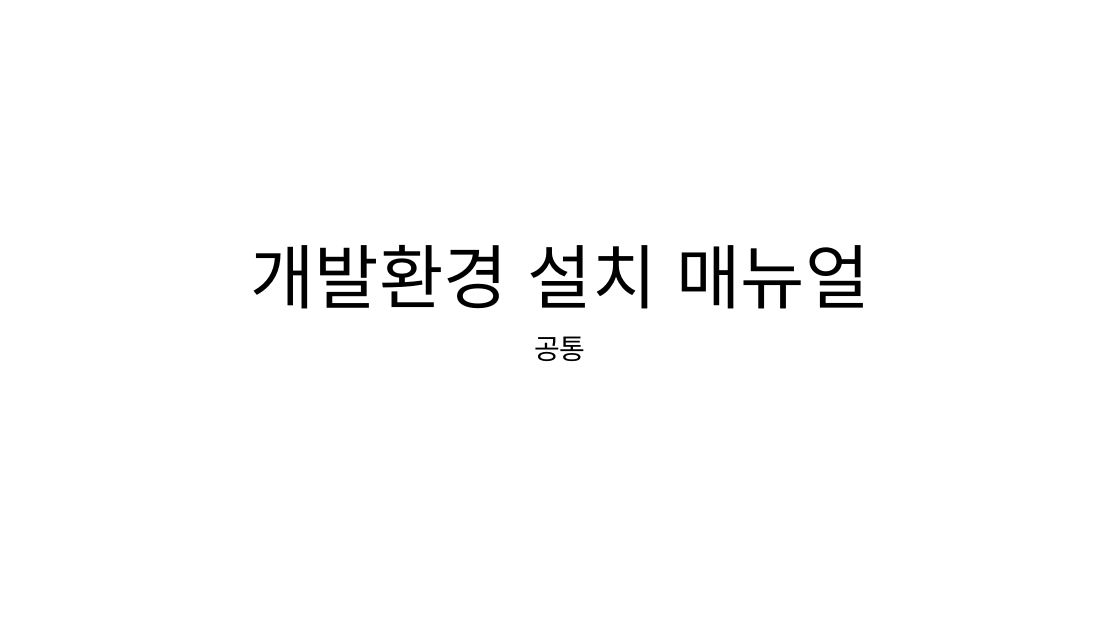
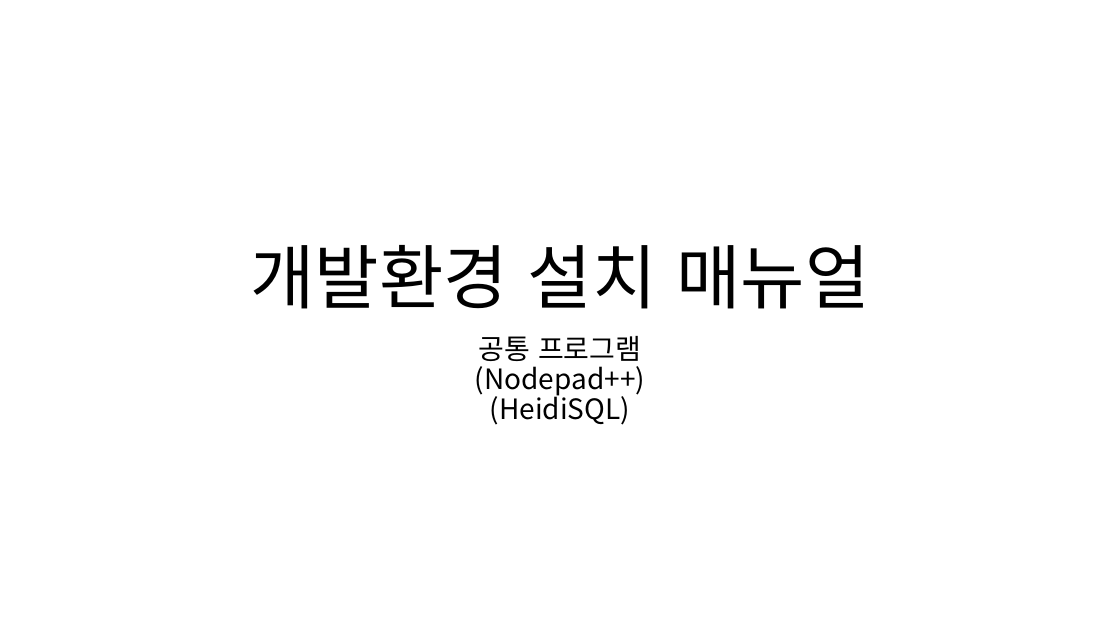
Before and after one commit to 92-seok/wooboWEB-NextJS-migration-, a slide deck: slide 1 of doc/개발환경_설치매뉴얼(공통).pptx. Drawn at 1120x630 pixels with LibreOffice and Linux fonts; fonts in the diff are those of the drawing. Boxes give left, top, right and bottom in pixels: in the first picture for what was removed or moved away, otherwise in the second. Text is boxed around its words. In the diff, an @@ line names an element or a change of style, - is before the commit and + after.

Commit message:
매뉴얼 수정

```diff
--- a/doc/개발환경_설치매뉴얼(공통).pptx
+++ b/doc/개발환경_설치매뉴얼(공통).pptx
@@ subtitle at bbox=[475, 336, 645, 425]: text changed @@
-공통
+공통 프로그램
+(Nodepad++)
+(HeidiSQL)
```
Also in this commit, not shown: 1 slide removed, 4 other files.
